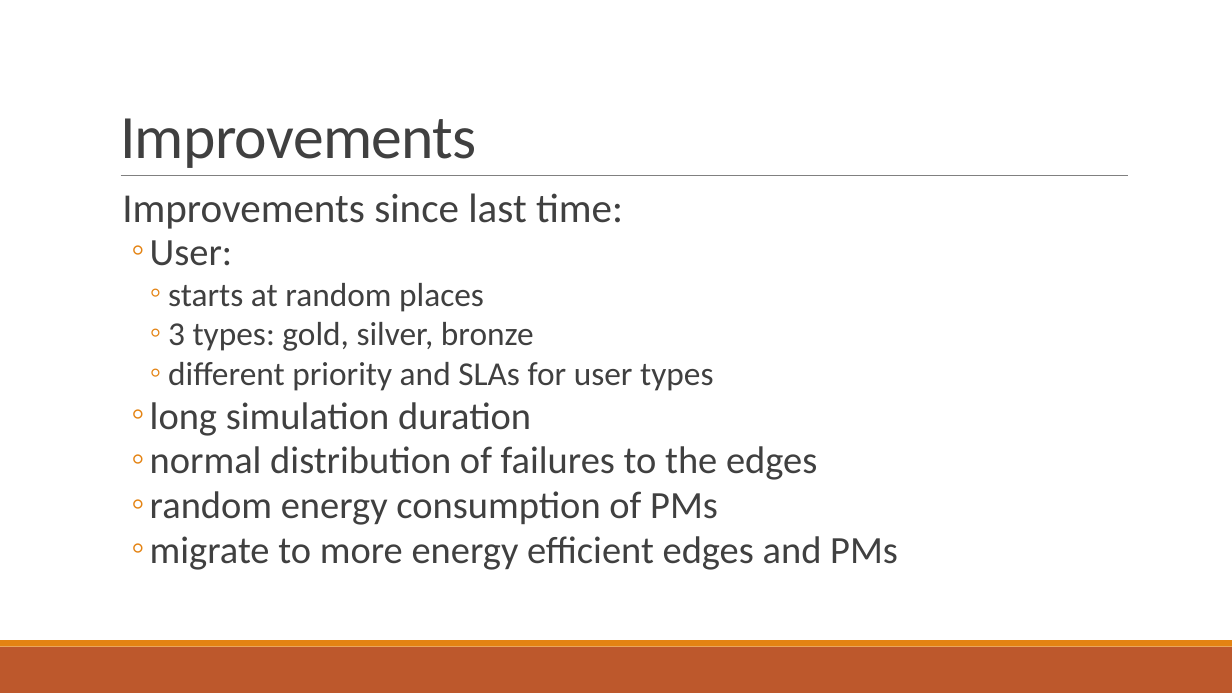
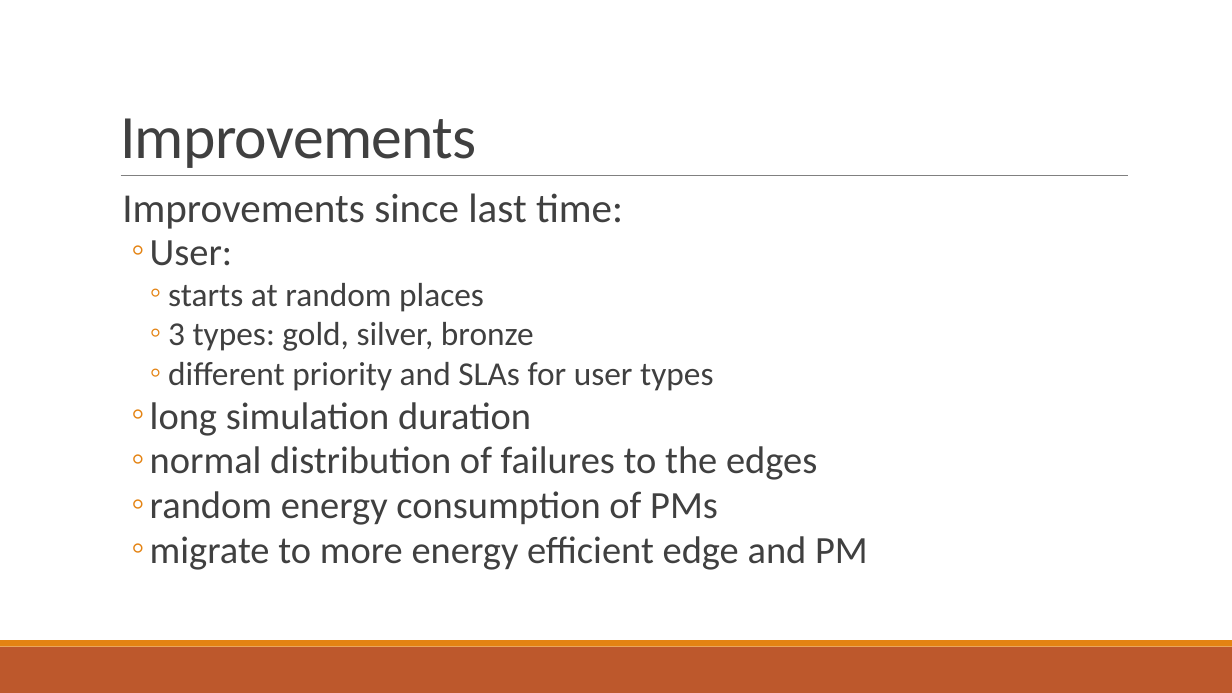
Before and after one commit to BauerMatthias/ECommerce, a slide deck: slide 2 of Lab4/Presentation4.pptx. Drawn at 1232x693 pixels with LibreOffice and Linux fonts; fonts in the diff are those of the drawing. Boxes give left, top, right and bottom in pixels: in the first picture for what was removed or moved away, otherwise in the second. Text is boxed around its words. In the diff, an @@ line names an element or a change of style, - is before the commit and + after.

Commit message:
Presentation 4
Final Version of Presentation 4

```diff
--- a/Lab4/Presentation4.pptx
+++ b/Lab4/Presentation4.pptx
@@ text at box(150, 536, 868, 570): text changed @@
-  ◦ migrate to more energy efficient edges and PMs
+  ◦ migrate to more energy efficient edge and PM
```
Also in this commit, not shown: 3 other slides changed.
